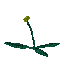
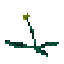
Layers edited between the first and the second (64, 64) image:
painted on "Layer 2" over [4, 13, 60, 57]
